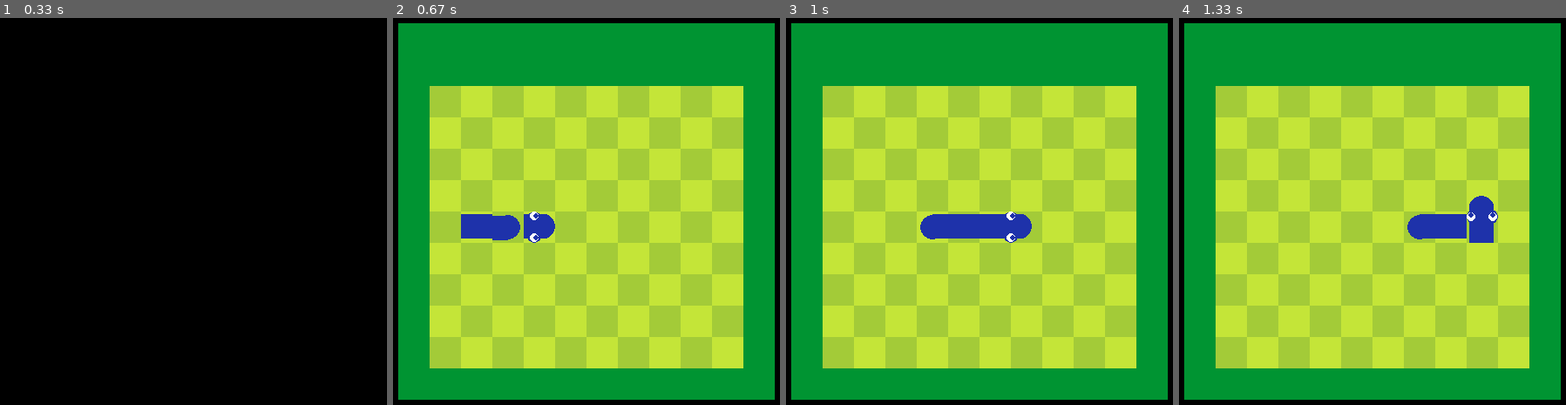
Above: before the commit, frames 1-4 (left to right).
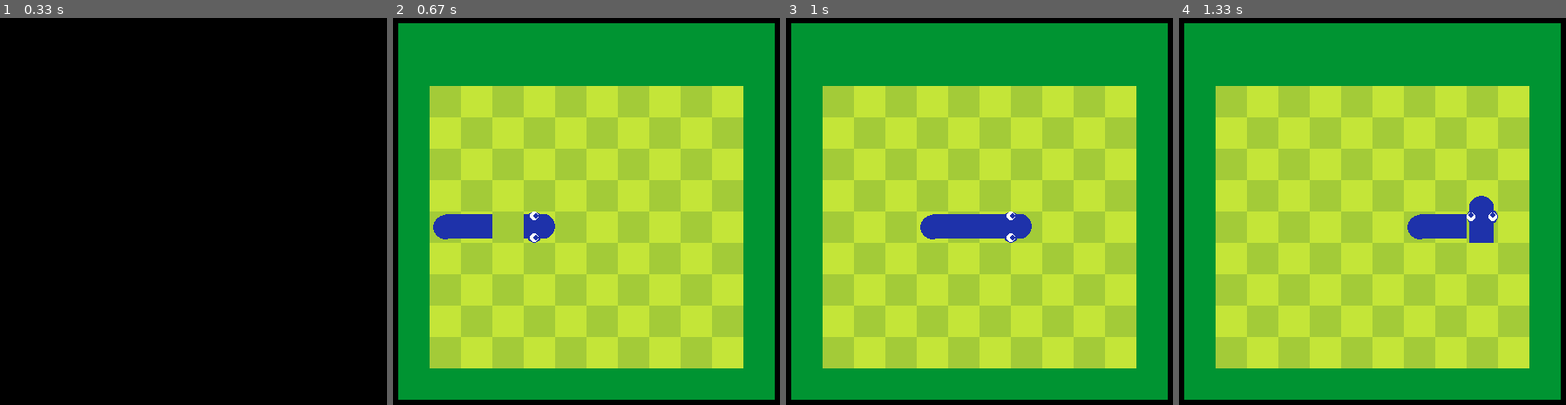
Above: after the commit, the same moments.

Repository: the24/pygame-snake
Game: pygame game, started from main.py
Same seed, same stepped clock (60 frames per second), same inputs: the game is played once before the commit and once after it.
Inputs:
- Up to frame 1 (0.33 s): no input
- Up to frame 2 (0.67 s): tap Space at 0.33 s
- Up to frame 3 (1 s): hold Right from 0.67 s (still down)
- Up to frame 4 (1.33 s): release Right at 1.13 s; hold Up from 1.17 s (still down)

Frame 1 is identical in both runs. In frame 2, 0.8% of the frame differs, in the area x 10-33%, y 50-58%; in frame 3, nothing differs; in frame 4, nothing differs.

Commit message:
Réorganisation de la classe Map

Diff:
--- a/board.py
+++ b/board.py
@@ -1,14 +1,17 @@
 import pygame
+
 from game_colors import Color
-from map import Map, Tile
+from map import Map
 from menu import Menu
 from snake import Snake
+
 
 class Board(Menu):
 
     def __init__(self, x: int = 0, y: int = 0) -> None:
-        self.map = Map(10, 9, x + Tile.TILE_WIDTH, y + (Tile.TILE_HEIGHT * 2))
-        super().__init__((self.map.width + 2) * Tile.TILE_WIDTH, (self.map.height + 3) * Tile.TILE_HEIGHT, x, y)
+        border_size = 36
+        self.map = Map(10, 9, x + border_size, y + border_size * 2)
+        super().__init__(self.map.width + (2 * border_size), self.map.height + (3 * border_size), x, y)
 
         self.append_child(self.map)
         self.snake = Snake(self.map)
--- a/map.py
+++ b/map.py
@@ -1,46 +1,112 @@
-from typing import Tuple
+from typing import List, Tuple, Union
+
 import pygame
 
 from game_colors import Color
 from menu import Menu
 
+_ColorValue = Union[
+    str, Tuple[int, int, int], List[int], int, Tuple[int, int, int, int]
+]
+
 class Tile:
-    TILE_WIDTH: int = 36
-    TILE_HEIGHT: int = 36
+    """
+    A class to represent a cell on the map
 
-    def __init__(self, color) -> None:
-        self.size = self.width, self.height = Tile.TILE_WIDTH, Tile.TILE_HEIGHT
+    Attributes
+    ----------
+    size: `int`
+        size of one side
+    color: `_ColorValue`
+        color of the tile
+    """
+
+    def __init__(self, color: _ColorValue, size: int) -> None:
+        """
+        Parameters
+        ----------
+        size: `int`
+            size of one side
+        color: `pygame.color._ColorValue`
+            color of the tile
+        """
+        self.size = size
         self.color = color
 
 
 class Map(Menu):
+    """
+    The map where the snake moves
+
+    Attributes
+    ----------
+    width: `int`
+        map width in number of tiles
+    height: `int`
+        map height in number of tiles
+    x: `int`
+        horizontal position (x axis) of the top-left corner in the window
+    y: `int`
+        vertical position (y axis) of the top-left corner in the window
+
+    Methods
+    -------
+    get_pos(x: `int`, y: `int`) -> `pygame.Rect`:
+        return the rectangle corresponding to the tile with coordinates (x; y)
+    get_case(x: `int`, y: `int`) -> `Union[Tuple[int, int], int]`:
+        return the coordinates of a tile at position (x; y) on the screen
+    draw(screen: `pygame.Surface`):
+        draw the map on the screen
+    """
 
     def __init__(self, width: int, height: int, x: int = 0, y: int = 0) -> None:
-        super().__init__(width, height, x, y)
+        self.tile_size = 36
+        super().__init__(width * self.tile_size, height * self.tile_size, x, y)
 
-    def get_pos(self, x: int, y: int) -> Tuple[int, int]:
-        return self.x + x * Tile.TILE_WIDTH, self.y + y * Tile.TILE_HEIGHT
+    def get_pos(self, x: int, y: int) -> pygame.Rect:
+        """
+        Return the rectangle corresponding to the tile with coordinates (x; y)
+        """
+        x = self.x + x * self.tile_size
+        y = self.y + y * self.tile_size
+        return pygame.Rect(x, y, self.tile_size, self.tile_size)
 
-    def get_case(self, x: int, y: int) -> Tuple[int, int] | int:
-        x = (x - self.x) // Tile.TILE_WIDTH
-        y = (y - self.y) // Tile.TILE_HEIGHT
-        if 0 <= x < self.width and 0 <= y < self.height:
-            return x, y
+    def get_case(self, x: int, y: int) -> Union[Tuple[int, int], int]:
+        """
+        Return the coordinates of a tile at position (x; y) on the screen
+        """
+        x = (x - self.x) // self.tile_size
+        y = (y - self.y) // self.tile_size
+        width = self.width // self.tile_size
+        height = self.height // self.tile_size
+
+        if 0 <= x < width and 0 <= y < height:
+            return int(x), int(y)
         else:
             return -1
 
-    def draw(self, screen):
-        for i in range(self.width):
-            for j in range(self.height):
+    def draw(self, screen: pygame.Surface):
+        """
+        Draw the map on the screen
+
+        Parameters
+        ----------
+        screen: `pygame.Surface`
+            Surface where the map is drawn
+        """
+        width, height = self.width // self.tile_size, self.height // self.tile_size
+
+        for i in range(width):
+            for j in range(height):
                 if (i + j) % 2 == 1:
-                    tile = Tile(Color.LIGHT_GREEN)
+                    tile = Tile(Color.LIGHT_GREEN, self.tile_size)
                 else:
-                    tile = Tile(Color.GREEN)
+                    tile = Tile(Color.GREEN, self.tile_size)
 
-                x = i * tile.width + self.x
-                y = j * tile.height + self.y
+                x = i * tile.size + self.x
+                y = j * tile.size + self.y
 
-                pygame.draw.rect(screen, tile.color, pygame.Rect(x, y, tile.width, tile.height))
+                pygame.draw.rect(screen, tile.color, pygame.Rect(x, y, tile.size, tile.size))
 
         for obj in self._objects:
             obj.draw(screen)
--- a/snake.py
+++ b/snake.py
@@ -1,15 +1,16 @@
 from typing import List, Tuple
 
 import pygame
+
 from game_colors import Color
-from map import Map, Tile
+from map import Map
 from object import Movable
 
 
 class Snake(Movable):
 
     def __init__(self, map: Map, x: int = 3, y: int = 4, color: Tuple[int] = (30, 50, 170)) -> None:
-        x, y = map.get_pos(x, y)
+        x, y = map.get_pos(x, y).topleft
         super().__init__(x, y, 36, 36, color=color)
         self.map = map
 
@@ -18,7 +19,7 @@
 
         x, y = map.get_case(x, y)
         self.tail: List[Tuple[int, int]] = []
-        for i in range(1, 4):
+        for i in range(3, 0, -1):
             self.tail.append((x - i, y))
         self.tail_lenght = len(self.tail)
 
@@ -32,8 +33,8 @@
         if self.rect.center == (self.x, self.y):
             self.prev_x, self.prev_y = self.x, self.y
 
-            self.x += self.dir[0] * Tile.TILE_WIDTH
-            self.y += self.dir[1] * Tile.TILE_HEIGHT
+            self.x += self.dir[0] * self.map.tile_size
+            self.y += self.dir[1] * self.map.tile_size
 
             for i in range(len(self.tail) - 1):
                 self.tail[i] = self.tail[i + 1]
@@ -167,7 +168,7 @@
 
         for i in range(self.tail_lenght):
             t = self.tail[i]
-            x, y = self.map.get_pos(t[0], t[1])
+            x, y = self.map.get_pos(t[0], t[1]).topleft
             if i == 0:
                 self._draw_end_tail(screen, x, y, w, h, self.tail[1])
             elif i == self.tail_lenght - 1:
